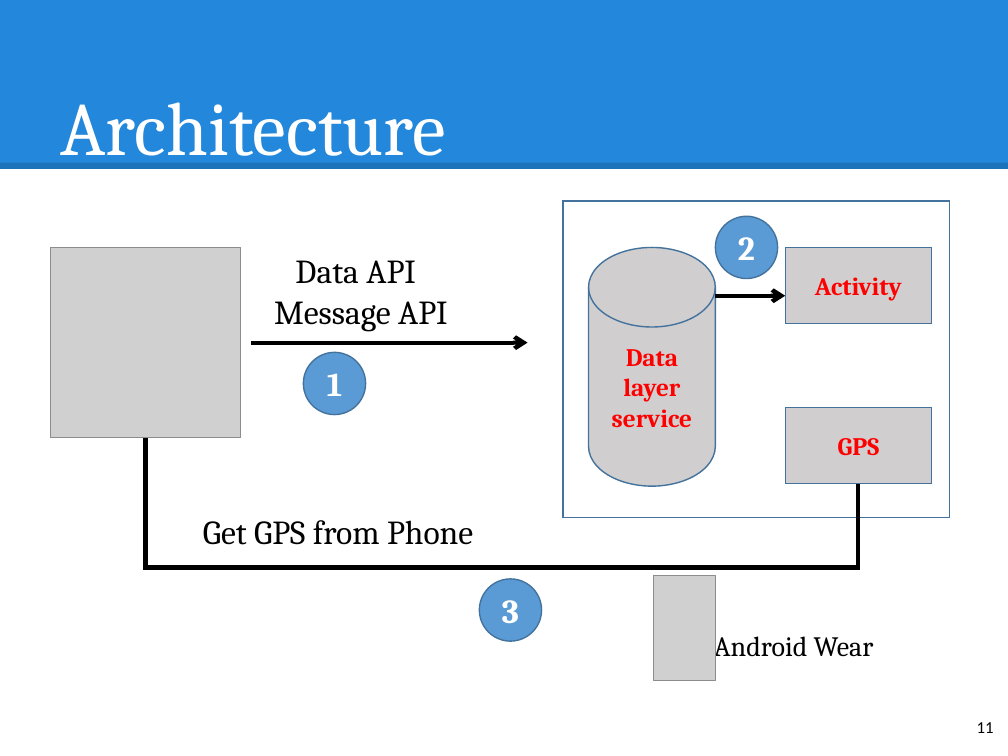
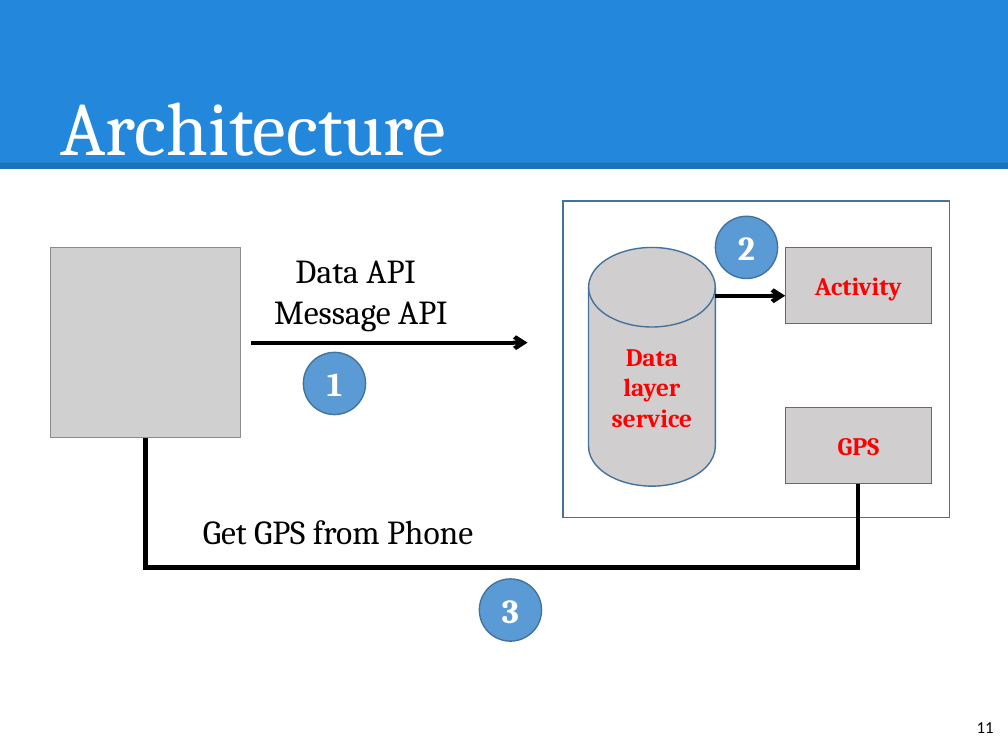
Before and after one commit to hqt/street-router, a slide deck: slide 11 of Document/presentation/nam/7 wear.pptx. Drawn at 1008x756 pixels with LibreOffice and Linux fonts; fonts in the diff are those of the drawing; grey boxes stand for pictures. Boxes give left, top, right and bottom in pixels: in the first picture for what was removed or moved away, otherwise in the second. Text is boxed around its words. In the diff, an @@ line names an element or a change of style, - is before the commit and + after.

```diff
--- a/Document/presentation/nam/7 wear.pptx
+++ b/Document/presentation/nam/7 wear.pptx
@@ picture removed at (653,576,716,681) @@
@@ text removed at (714,630,874,662) @@
-Android Wear
```
Also in this commit, not shown: 3 other slides changed, 5 other files.
